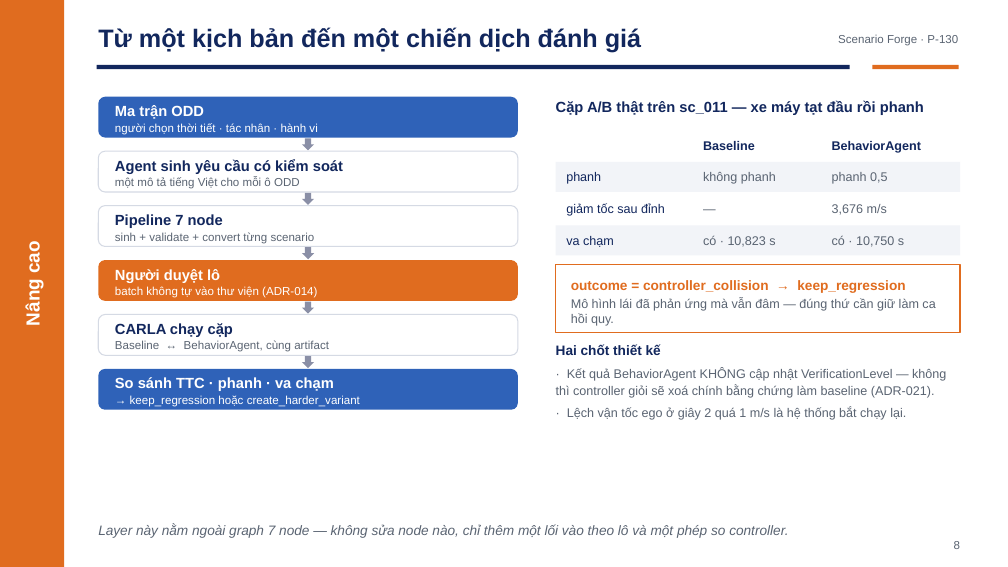
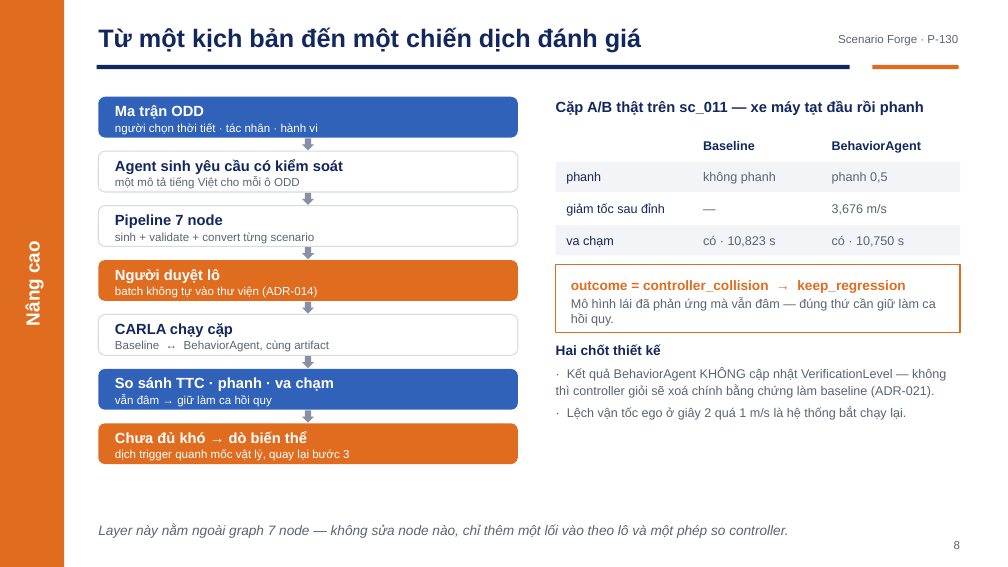
Before and after one commit to Menakanchi/nextjs-boilerplate, a slide deck: slide 8 of presentation/pitch_deck.pptx. Drawn at 1008x567 pixels with LibreOffice and Linux fonts; fonts in the diff are those of the drawing. Boxes give left, top, right and bottom in pixels: in the first picture for what was removed or moved away, otherwise in the second. Text is boxed around its words. In the diff, an @@ line names an element or a change of style, - is before the commit and + after.

Commit message:
docs: slide 8 khép vòng lặp, slide 14 đổi việc thứ ba
Slide 8 tách bước cuối thành hai: 'vẫn đâm -> giữ làm ca hồi quy' và 'chưa đủ
khó -> dò biến thể, quay lại bước 3'. Sơ đồ cũ dừng ở một dòng gộp
'keep_regression hoặc create_harder_variant', không cho thấy nhánh thứ hai
quay ngược lên trên — mà chính chỗ quay ngược đó mới là closed-loop.

Slide 14 thay 'mở rộng nhãn người' bằng 'bộ dò riêng cho vượt đèn đỏ'. Đây là
giới hạn đã đo được: bộ dò hiện vặn thời điểm kích hoạt, neo vào giây hai xe
đi ngang nhau, nên với run_red_light thì không có mốc (hai xe đi hai nhánh
vuông góc, s_offset_m = 0). Kiểm thật trên sc_046/sc_047: API trả 422 kèm lý
do. Ảnh hưởng 10/72 ô nên đáng đứng trong bốn việc tiếp theo hơn.

```diff
--- a/presentation/pitch_deck.pptx
+++ b/presentation/pitch_deck.pptx
@@ text at (x1=115, y1=395, x2=272, y2=407): text changed @@
-→ keep_regression hoặc create_harder_variant
+vẫn đâm → giữ làm ca hồi quy
@@ down arrow added at (x1=302, y1=411, x2=315, y2=423), fill #8A8FA6 @@
@@ rounded rectangle added at (x1=98, y1=423, x2=518, y2=464), fill #E06C1F @@
@@ text added at (x1=115, y1=431, x2=349, y2=461), 11 pt, text #FFFFFF @@
+Chưa đủ khó → dò biến thể
+dịch trigger quanh mốc vật lý, quay lại bước 3
```
Also in this commit, not shown: 1 other slide changed, 1 other file.
